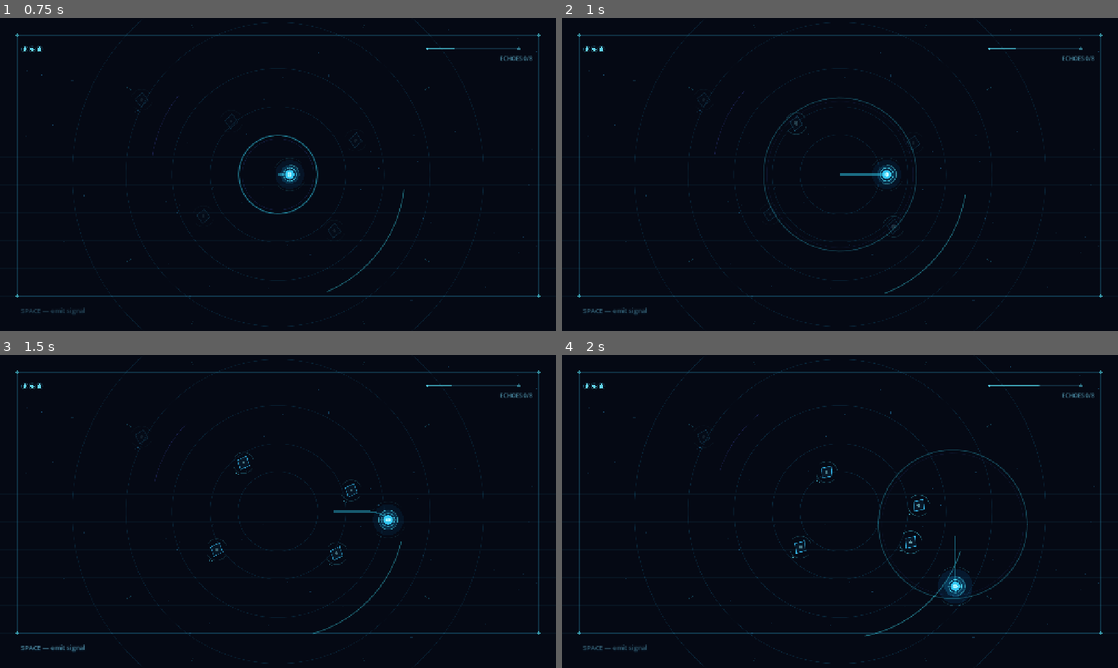
Above: before the commit, frames 1-4 (two rows, left to right).
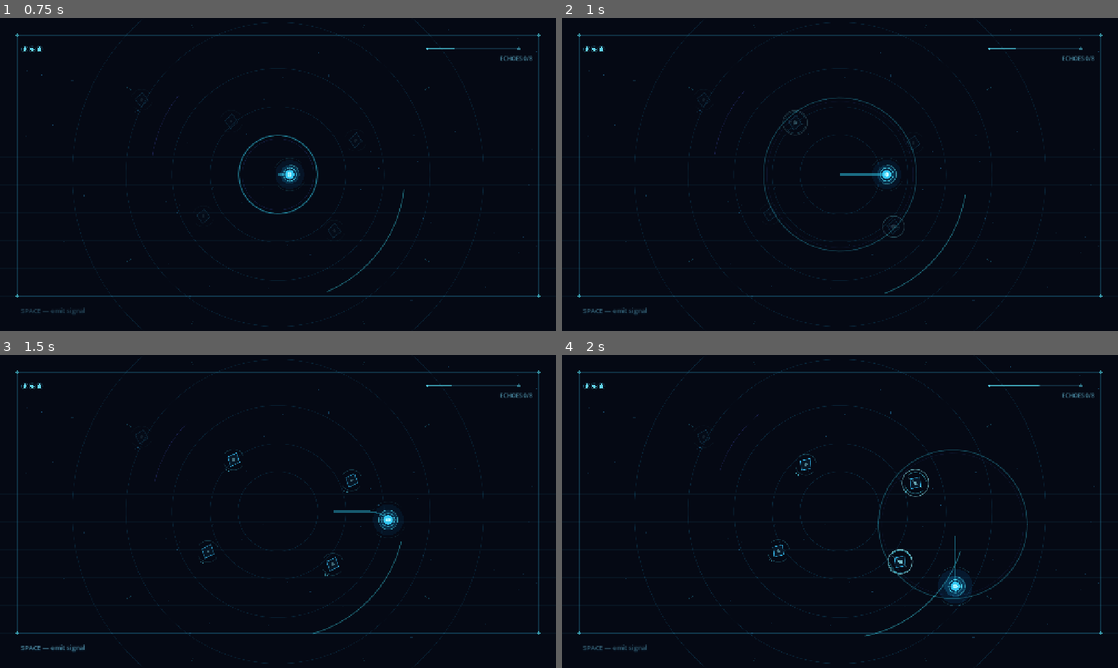
Above: after the commit, the same moments.

Repository: Gustavo-Wallace/hollow-signal
Game: Godot game, scene res://scenes/main.tscn
Two runs of this game, one before a commit and one after it. Both use one fixed random seed, a clock stepped at 60 frames per second and the inputs below.
Inputs:
- Up to frame 1 (0.75 s): tap Enter (ui_accept) at 0.5 s; hold D (move_right) from 0.53 s (still down); tap R at 0.6 s
- Up to frame 2 (1 s): keep holding D (move_right); tap Enter (ui_accept) at 0.77 s
- Up to frame 3 (1.5 s): release D (move_right) at 1.28 s; hold S (move_down) from 1.28 s (still down); tap R at 1.35 s
- Up to frame 4 (2 s): keep holding S (move_down); tap Enter (ui_accept) at 1.52 s

Frame 1 is identical in both runs. In frame 2, 0.1% of the frame differs, in the area x 39-62%, y 29-71%; in frame 3, 0.3%; in frame 4, 0.5%, in the area x 37-67%, y 31-71%.

Commit message:
run states and pulse impact

Diff:
--- a/scripts/arena.gd
+++ b/scripts/arena.gd
@@ -53,6 +53,18 @@
 	camera_shake_strength = 13.0
 
 
+func is_playing() -> bool:
+	return run_state == RunState.PLAYING
+
+
+func get_progress_ratio() -> float:
+	return float(echoes_collected) / float(ECHO_TARGET)
+
+
+func is_machine_panic() -> bool:
+	return is_playing() and ECHO_TARGET - echoes_collected <= 2
+
+
 func player_destroyed() -> void:
 	if run_state != RunState.PLAYING:
 		return
@@ -108,10 +120,15 @@
 		return
 	_spawn_wraith_at_edge()
 	var run_pressure := minf(elapsed_time / 90.0, 1.0)
+	var interval := 0.0
 	match get_exposure_band():
-		0: spawn_timer = 5.4 - run_pressure * 0.6
-		1: spawn_timer = 3.35 - run_pressure * 0.45
-		_: spawn_timer = 1.65 - run_pressure * 0.25
+		0: interval = 5.4 - run_pressure * 0.6
+		1: interval = 3.35 - run_pressure * 0.45
+		_: interval = 1.65 - run_pressure * 0.25
+	interval -= get_progress_ratio() * 1.05
+	if is_machine_panic():
+		interval -= 0.55
+	spawn_timer = maxf(0.95, interval)
 
 
 func _spawn_wraith_at_edge() -> void:
@@ -131,8 +148,8 @@
 	wraith.position = spawn_position
 	add_child(wraith)
 	wraith.call("begin_emergence")
-	if exposure >= 0.34:
-		wraith.call("wake_for_exposure", exposure)
+	if exposure >= 0.34 or is_machine_panic():
+		wraith.call("wake_for_exposure", maxf(exposure, 0.5))
 
 
 func get_exposure_band() -> int:
@@ -145,7 +162,7 @@
 
 func _update_final_echo_pulse() -> void:
 	var remaining := ECHO_TARGET - echoes_collected
-	if run_state == RunState.PLAYING and remaining <= 2:
+	if is_machine_panic():
 		var pulse := 0.7 + sin(drift * 3.0) * 0.25
 		$Interface/EchoCounter.modulate.a = pulse
 	else:
@@ -188,7 +205,8 @@
 
 
 func _draw_grid() -> void:
-	var grid_color := Color(0.12, 0.4, 0.53, 0.075 + exposure * 0.075)
+	var panic_boost := 0.045 if is_machine_panic() else 0.0
+	var grid_color := Color(0.12, 0.4, 0.53, 0.075 + exposure * 0.075 + panic_boost)
 	for x in range(0, 1281, 64):
 		draw_line(Vector2(x, 0), Vector2(x, 720), grid_color, 1.0)
 	for y in range(0, 721, 64):
@@ -210,6 +228,8 @@
 		var critical_pulse := 0.34 + sin(drift * 4.0) * 0.16
 		draw_arc(center, 406.0, -rotating_angle * 1.8, -rotating_angle * 1.8 + 0.88, 42, Color(0.42, 0.9, 1.0, critical_pulse), 1.6, true)
 		draw_arc(center, 214.0, rotating_angle * 2.3, rotating_angle * 2.3 + 0.52, 32, Color(0.42, 0.9, 1.0, critical_pulse * 0.7), 1.0, true)
+	if is_machine_panic():
+		draw_arc(center, 356.0, rotating_angle * 1.4 + PI, rotating_angle * 1.4 + PI + 0.72, 40, Color(0.38, 0.88, 1.0, 0.28 + sin(drift * 3.0) * 0.1), 1.4, true)
 
 
 func _draw_stars() -> void:
--- a/scripts/echo_shard.gd
+++ b/scripts/echo_shard.gd
@@ -9,6 +9,7 @@
 
 
 func _ready() -> void:
+	process_mode = Node.PROCESS_MODE_PAUSABLE
 	phase = fmod(global_position.x * 0.031 + global_position.y * 0.017, TAU)
 	add_to_group("echo_shard")
 	queue_redraw()
--- a/scripts/echo_wraith.gd
+++ b/scripts/echo_wraith.gd
@@ -5,6 +5,7 @@
 const REVEAL_DURATION := 2.6
 const ALERT_DURATION := 2.0
 const DEATH_DURATION := 0.52
+const STAGGER_DURATION := 0.4
 const ARENA_BOUNDS := Rect2(64.0, 64.0, 1152.0, 552.0)
 
 var health := 3
@@ -18,9 +19,12 @@
 var dying := false
 var death_time := 0.0
 var emergence := 1.0
+var stagger_time := 0.0
+var stagger_flash := 0.0
 
 
 func _ready() -> void:
+	process_mode = Node.PROCESS_MODE_PAUSABLE
 	add_to_group("echo_wraith")
 	target_position = global_position
 	phase = fmod(global_position.x * 0.021 + global_position.y * 0.013, TAU)
@@ -28,6 +32,8 @@
 
 
 func _process(delta: float) -> void:
+	if not get_parent().is_playing():
+		return
 	if dying:
 		_process_death(delta)
 		return
@@ -35,6 +41,8 @@
 	reveal_time = maxf(0.0, reveal_time - delta)
 	alert_time = maxf(0.0, alert_time - delta)
 	flash_amount = maxf(0.0, flash_amount - delta * 3.8)
+	stagger_time = maxf(0.0, stagger_time - delta)
+	stagger_flash = maxf(0.0, stagger_flash - delta * 2.7)
 	emergence = move_toward(emergence, 1.0, delta * 2.2)
 	var target_reveal := 1.0 if reveal_time > 0.0 else 0.08
 	reveal_amount = move_toward(reveal_amount, target_reveal, delta * 1.45)
@@ -47,18 +55,22 @@
 	var player_exposure := 0.0
 	if player and player.has_method("get_exposure"):
 		player_exposure = float(player.call("get_exposure"))
-	var has_target := false
-	if player:
-		var awareness_radius := lerpf(140.0, 620.0, player_exposure)
-		if alert_time > 0.0 or global_position.distance_to(player.global_position) <= awareness_radius:
-			target_position = player.global_position
-			has_target = true
-	if has_target:
-		var direction := global_position.direction_to(target_position)
-		var speed := ALERT_SPEED if alert_time > 0.0 else DORMANT_SPEED
-		velocity = velocity.move_toward(direction * speed * (1.0 + player_exposure * 1.15), delta * 128.0)
+	var progress_pressure: float = float(get_parent().get_progress_ratio())
+	if stagger_time > 0.0:
+		velocity = velocity.move_toward(Vector2.ZERO, delta * 520.0)
 	else:
-		velocity = velocity.move_toward(Vector2.ZERO, delta * 52.0)
+		var has_target := false
+		if player:
+			var awareness_radius: float = lerpf(140.0, 620.0, player_exposure) + progress_pressure * 85.0
+			if alert_time > 0.0 or global_position.distance_to(player.global_position) <= awareness_radius:
+				target_position = player.global_position
+				has_target = true
+		if has_target:
+			var direction := global_position.direction_to(target_position)
+			var speed := ALERT_SPEED if alert_time > 0.0 else DORMANT_SPEED
+			velocity = velocity.move_toward(direction * speed * (1.0 + player_exposure * 1.15 + progress_pressure * 0.3), delta * 128.0)
+		else:
+			velocity = velocity.move_toward(Vector2.ZERO, delta * 52.0)
 	global_position += velocity * delta
 	global_position = global_position.clamp(ARENA_BOUNDS.position, ARENA_BOUNDS.end)
 	if player and global_position.distance_to(player.global_position) <= 27.0:
@@ -71,13 +83,17 @@
 	var push_direction := origin.direction_to(global_position)
 	if push_direction == Vector2.ZERO:
 		push_direction = Vector2.RIGHT.rotated(phase)
-	velocity += push_direction * force
 	target_position = origin
 	var player := get_tree().get_first_node_in_group("signal_player")
 	var player_exposure := float(player.call("get_exposure")) if player else 0.0
+	var progress_pressure: float = float(get_parent().get_progress_ratio())
+	var panic_bonus := 0.75 if get_parent().is_machine_panic() else 0.0
 	reveal_time = maxf(reveal_time, REVEAL_DURATION + player_exposure * 0.8)
-	alert_time = maxf(alert_time, lerpf(ALERT_DURATION, 4.1, player_exposure))
+	alert_time = maxf(alert_time, lerpf(ALERT_DURATION, 4.1, player_exposure) + progress_pressure * 0.65 + panic_bonus)
 	flash_amount = 1.0
+	stagger_time = STAGGER_DURATION
+	stagger_flash = 1.0
+	velocity = velocity * 0.28 + push_direction * force
 	health -= damage
 	if health <= 0:
 		_begin_death()
@@ -132,6 +148,11 @@
 	draw_arc(Vector2.ZERO, 24.0 + pulse * 2.0, 0.18, 2.25, 24, Color(0.3, 0.9, 1.0, glow_alpha), 1.3, true)
 	draw_arc(Vector2.ZERO, 24.0 + pulse * 2.0, 3.35, 5.48, 24, Color(0.3, 0.9, 1.0, glow_alpha), 1.3, true)
 	draw_circle(Vector2.ZERO, 3.4 + flash_amount * 1.8, Color(0.62, 0.96, 1.0, alpha * (0.52 + flash_amount * 0.48)))
+	if stagger_time > 0.0:
+		var stagger_progress := 1.0 - stagger_time / STAGGER_DURATION
+		var stagger_alpha := stagger_flash * alpha
+		draw_arc(Vector2.ZERO, 25.0 + stagger_progress * 18.0, 0.0, TAU, 36, Color(0.58, 0.96, 1.0, stagger_alpha), 1.6, true)
+		draw_line(Vector2(-21.0, 0), Vector2(21.0, 0), Color(0.55, 0.94, 1.0, stagger_alpha * 0.62), 1.0, true)
 	if emergence < 1.0:
 		draw_line(Vector2(0, -42.0 * (1.0 - emergence)), Vector2.ZERO, Color(0.25, 0.85, 1.0, (1.0 - emergence) * 0.55), 1.0, true)
 	if reveal_amount > 0.2:
--- a/scripts/player.gd
+++ b/scripts/player.gd
@@ -23,20 +23,22 @@
 
 
 func _ready() -> void:
+	process_mode = Node.PROCESS_MODE_PAUSABLE
 	add_to_group("signal_player")
 	trail_points.append(global_position)
 	queue_redraw()
 
 
 func _process(delta: float) -> void:
-	if destroyed:
+	if destroyed or not get_parent().is_playing():
 		return
 	_move(delta)
 	_update_trail()
 	pulse_cooldown = maxf(0.0, pulse_cooldown - delta)
 	signal_hint.modulate.a = 0.28 + (1.0 - pulse_cooldown / PULSE_COOLDOWN) * 0.72
 	invulnerability_time = maxf(0.0, invulnerability_time - delta)
-	exposure = maxf(0.0, exposure - EXPOSURE_DECAY * delta)
+	var progress_decay := lerpf(1.0, 0.62, get_parent().get_progress_ratio())
+	exposure = maxf(0.0, exposure - EXPOSURE_DECAY * progress_decay * delta)
 	damage_flash = maxf(0.0, damage_flash - delta * 3.5)
 	if Input.is_action_just_pressed("ui_accept") and pulse_cooldown <= 0.0:
 		get_parent().emit_pulse(global_position)
@@ -65,7 +67,7 @@
 
 
 func take_damage(source_position: Vector2) -> void:
-	if invulnerability_time > 0.0 or destroyed:
+	if invulnerability_time > 0.0 or destroyed or not get_parent().is_playing():
 		return
 	health -= 1
 	invulnerability_time = INVULNERABILITY_DURATION
--- a/scripts/pulse.gd
+++ b/scripts/pulse.gd
@@ -2,14 +2,21 @@
 
 const LIFETIME := 0.72
 const MAX_RADIUS := 230.0
-const SIGNAL_FORCE := 105.0
+const SIGNAL_FORCE := 132.0
 const SIGNAL_DAMAGE := 1
 
 var age := 0.0
 var affected_targets: Array[Node2D] = []
 
 
+func _ready() -> void:
+	process_mode = Node.PROCESS_MODE_PAUSABLE
+
+
 func _process(delta: float) -> void:
+	if not get_parent().is_playing():
+		queue_free()
+		return
 	age += delta
 	_apply_signal_to_reached_targets()
 	queue_redraw()
@@ -23,7 +30,7 @@
 		if target is Node2D and target not in affected_targets and global_position.distance_to(target.global_position) <= radius:
 			affected_targets.append(target)
 			var distance_ratio := global_position.distance_to(target.global_position) / MAX_RADIUS
-			var force_falloff := lerpf(0.9, 0.32, distance_ratio)
+			var force_falloff := lerpf(0.92, 0.42, distance_ratio)
 			target.receive_signal_pulse(global_position, SIGNAL_FORCE * force_falloff, SIGNAL_DAMAGE)
 
 
